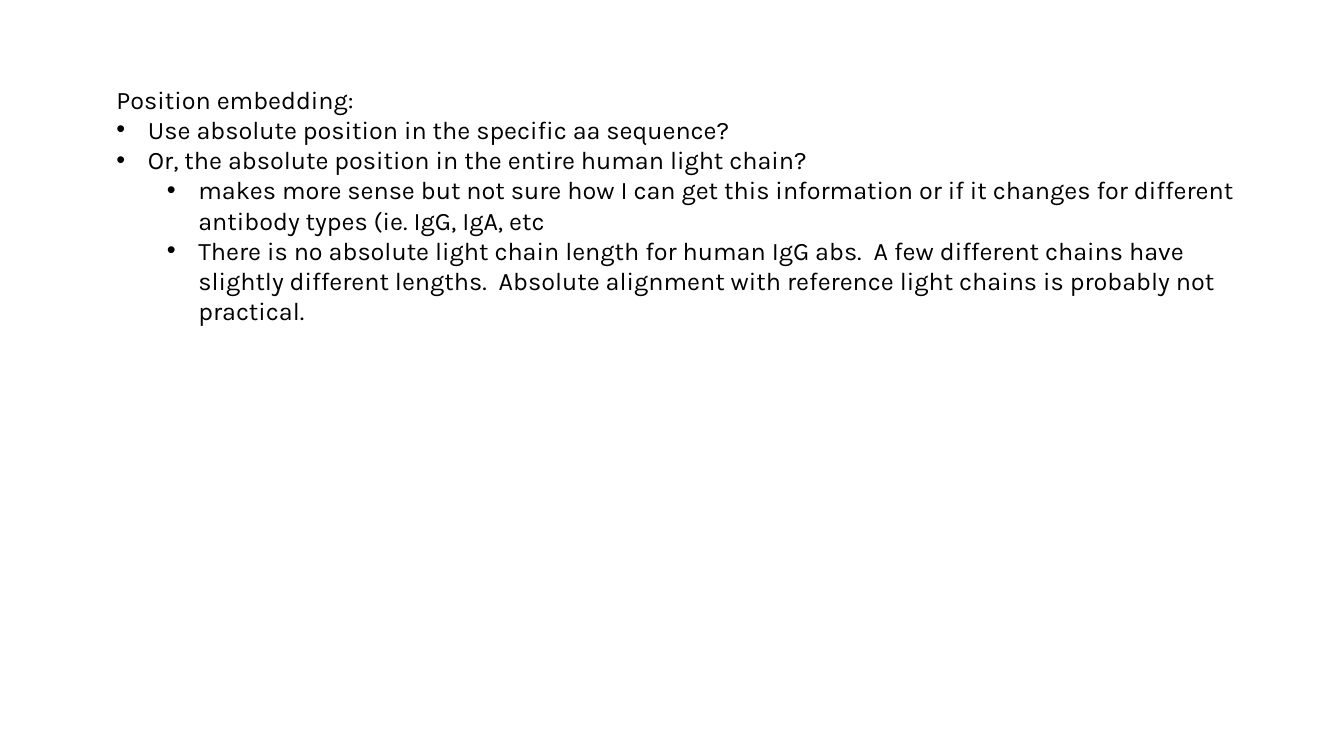
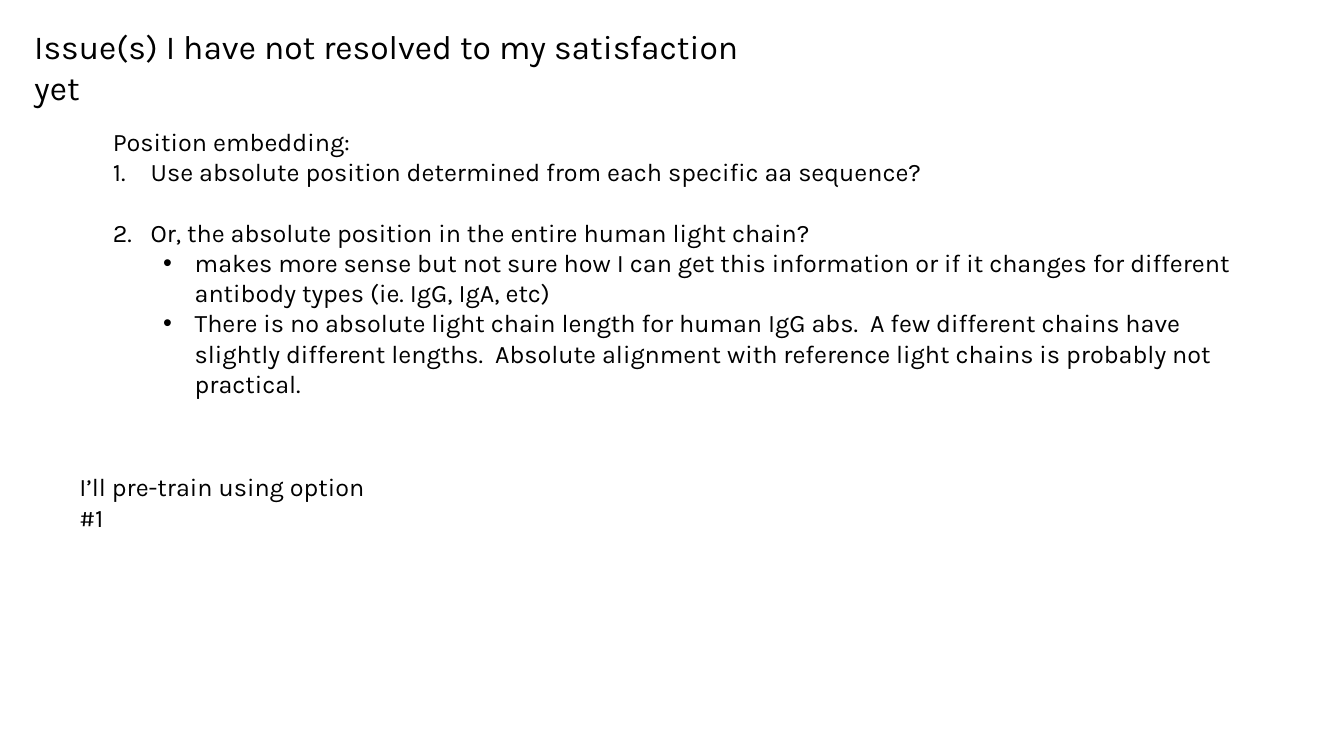
Before and after one commit to planaria158/BERT, a slide deck: slide 6 of Experiments.pptx (slide 4 before the commit). Drawn at 1344x756 pixels with LibreOffice and Linux fonts; fonts in the diff are those of the drawing. Boxes give left, top, right and bottom in pixels: in the first picture for what was removed or moved away, otherwise in the second. Text is boxed around its words. In the diff, an @@ line names an element or a change of style, - is before the commit and + after.

```diff
--- a/Experiments.pptx
+++ b/Experiments.pptx
@@ text added at box(34, 34, 738, 68), 24 pt, text #000000 @@
+Issue(s) I have not resolved to my satisfaction yet
@@ text "Position embedding:": place and size @@
-text "Position embedding:" at box(116, 91, 1233, 297)
+text "Position embedding:" at box(113, 133, 1229, 369)
@@ text at box(151, 163, 921, 187): text changed @@
-• Use absolute position in the specific aa sequence?
+1. Use absolute position determined from each specific aa sequence?
@@ text at box(151, 224, 809, 248): bullet • to 1. @@
@@ text at box(195, 254, 1229, 309): text changed @@
-  • makes more sense but not sure how I can get this information or if it changes for different antibody types (ie. IgG, IgA, etc
+  • makes more sense but not sure how I can get this information or if it changes for different antibody types (ie. IgG, IgA, etc)
@@ text added at box(79, 478, 364, 527), 18 pt, text #000000 @@
+I’ll pre-train using option #1
```
Also in this commit, not shown: 3 other slides changed, 6 slides added, 2 slides removed.
